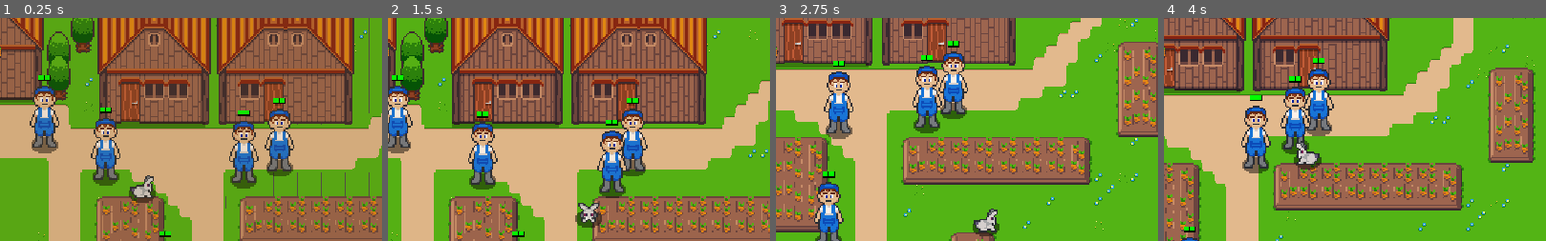
Above: before the commit, frames 1-4 (left to right).
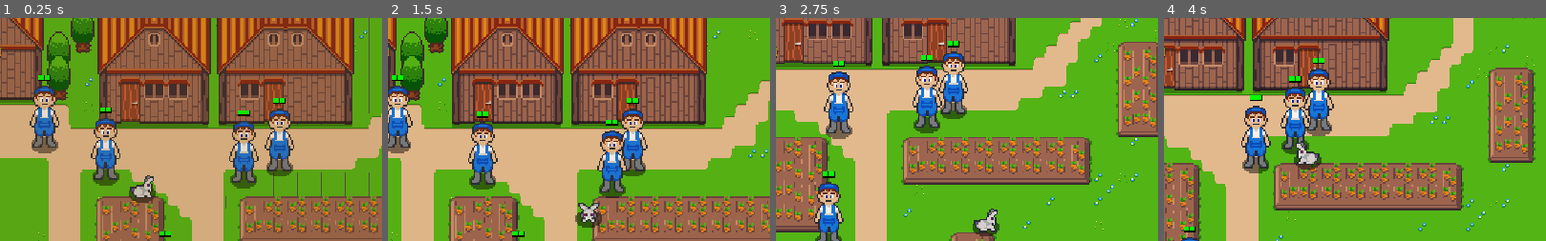
Above: after the commit, the same moments.

Repository: axerosh/rabbit-rampage
Game: Godot game, scene res://level2.tscn
The game is run twice, just before and just after one commit, with the same random seed, the same clock (stepped at 60 frames per second) and the same inputs.
Inputs:
- Up to frame 1 (0.25 s): no input
- Up to frame 2 (1.5 s): tap Enter at 0.5 s; hold D (move_right) 0.53-1.28 s; tap Space (attack) at 0.6, 1.35 s; hold S (move_down) from 1.28 s (still down)
- Up to frame 3 (2.75 s): release S (move_down) at 2.03 s; hold D (move_right) from 2.03 s (still down); tap Space (attack) at 2.1 s
- Up to frame 4 (4 s): release D (move_right) at 2.78 s; hold W (move_up) 2.78-3.53 s; tap Space (attack) at 2.85, 3.6 s; hold A (move_left) from 3.53 s (still down)
The pictures show only the part of the screen within x 31-81%, y 12-62%; the shares and areas given below are measured in that part.

The runs differ from the first frame. In frame 1, 0.4% of the frame differs, in the area x 53-93%, y 46-50%; in frame 2, 0.4%; in frame 3, 0.4%, in the area x 24-63%, y 19-23%; in frame 4, 0.4%.

Commit message:
Add more shadows

Diff:
--- a/level2.tscn
+++ b/level2.tscn
@@ -437,8 +437,15 @@
 
 [node name="Sprite2" type="Sprite" parent="CollisionLayer"]
 modulate = Color( 0, 0, 0, 0.627451 )
-position = Vector2( 268.5, 128 )
-scale = Vector2( 4.46875, 0.21875 )
+position = Vector2( 269.371, 128 )
+scale = Vector2( 4.5625, 0.21875 )
+texture = ExtResource( 14 )
+offset = Vector2( -1.28671, -1.14288 )
+
+[node name="Sprite3" type="Sprite" parent="CollisionLayer"]
+modulate = Color( 0, 0, 0, 0.627451 )
+position = Vector2( 358.948, 127.5 )
+scale = Vector2( 5.59375, 0.21875 )
 texture = ExtResource( 14 )
 offset = Vector2( -1.28671, -1.14288 )
 
